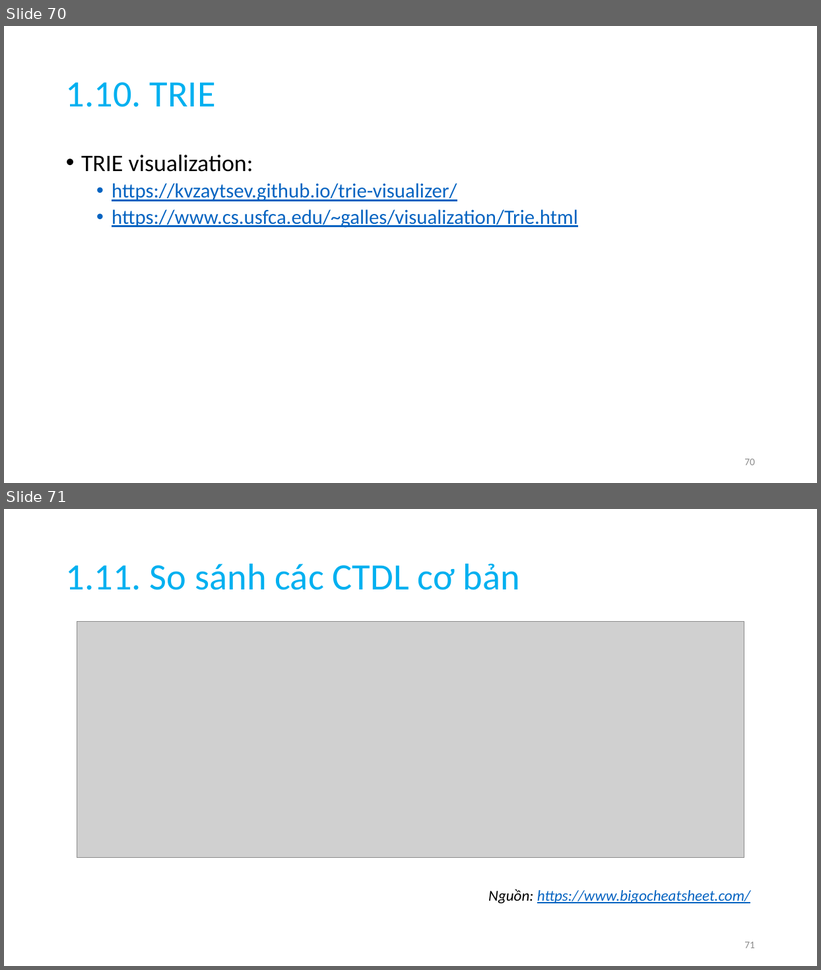
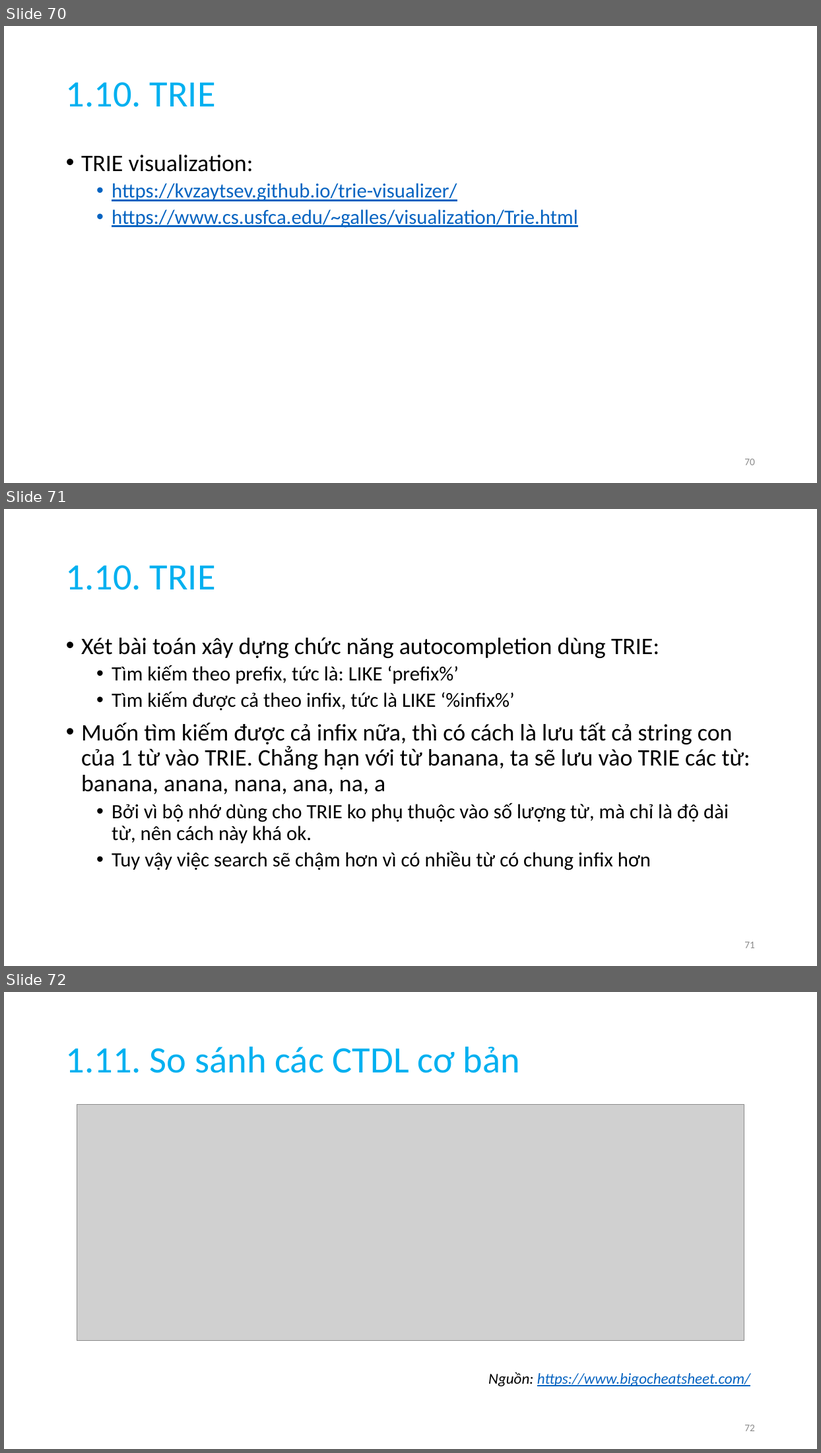
Before and after one commit to anhtuta/Notes, a slide deck: DSA.pptx. Shown one above the other, each under a label of ours: slides 70 and 71 before the commit, slides 70, 71 and 72 after it. The pictures are 821x970 and 821x1453 pixels, drawn with LibreOffice and Linux fonts; fonts in the diff are those of the drawing; grey boxes stand for pictures. Boxes give left, top, right and bottom in pixels: in the first picture for what was removed or moved away, otherwise in the second. Text is boxed around its words. In the diff, an @@ line names an element or a change of style, - is before the commit and + after.

Commit message:
[dsa] update trie

```diff
--- a/DSA.pptx
+++ b/DSA.pptx
@@ slide 71 added at (4, 509, 817, 966), background #FFFFFF @@
@@ title added at (66, 565, 216, 590), 44 pt, text #00B0F0 @@
+1.10. TRIE
@@ text added at (81, 637, 750, 871), 24 pt, text #000000 @@
+• Xét bài toán xây dựng chức năng autocompletion dùng TRIE:
+  • Tìm kiếm theo prefix, tức là: LIKE ‘prefix%’
+  • Tìm kiếm được cả theo infix, tức là LIKE ‘%infix%’
+• Muốn tìm kiếm được cả infix nữa, thì có cách là lưu tất cả string con của 1 từ vào TRIE. Chẳng hạn với từ banana, ta sẽ lưu vào TRIE các từ: banana, anana, nana, ana, na, a
+  • Bởi vì bộ nhớ dùng cho TRIE ko phụ thuộc vào số lượng từ, mà chỉ là độ dài từ, nên cách này khá ok.
+  • Tuy vậy việc search sẽ chậm hơn vì có nhiều từ có chung infix hơn
@@ page number added at (745, 942, 755, 949), 12 pt, text #8C8C8C @@
+71
@@ what was slide 71 is now slide 72 @@
@@ page number at (745, 1425, 755, 1432): text changed @@
-71
+72
```
